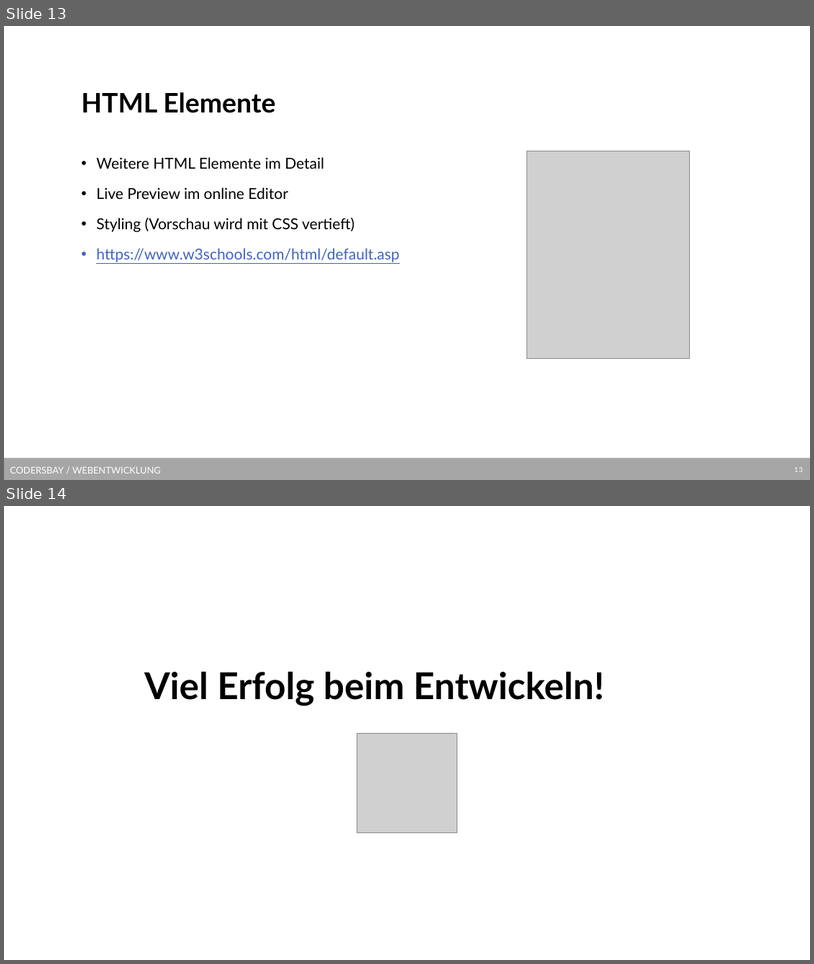
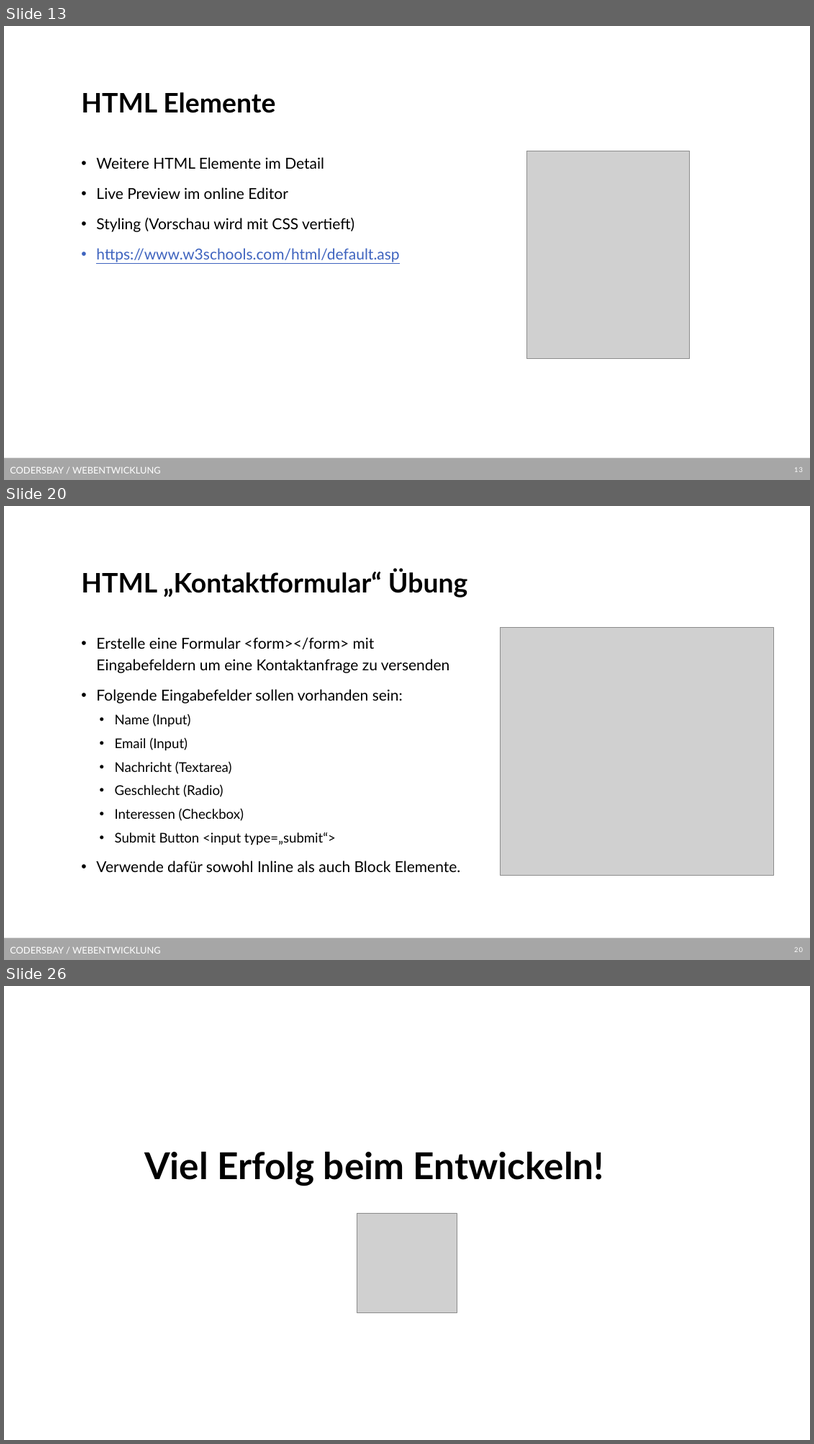
Before and after one commit to kodo89/Webentwicklung_23_24, a slide deck: 2. HTML/Slides/HTML Grundlagen.pptx. Shown one above the other, each under a label of ours: slides 13 and 14 before the commit, slides 13, 20 and 26 after it; the slides between them are not shown. The pictures are 814x964 and 814x1444 pixels, drawn with LibreOffice and Linux fonts; fonts in the diff are those of the drawing; grey boxes stand for pictures; background and template pictures are left out. Boxes give left, top, right and bottom in pixels: in the first picture for what was removed or moved away, otherwise in the second. Text is boxed around its words. In the diff, an @@ line names an element or a change of style, - is before the commit and + after.

```diff
--- a/2. HTML/Slides/HTML Grundlagen.pptx
+++ b/2. HTML/Slides/HTML Grundlagen.pptx
@@ slide 20 added at box(4, 506, 810, 960), background #FFFFFF; not listed: 2 template elements that a slide beside it also shows @@
@@ title added at box(81, 569, 468, 597), 32 pt, text #000000, bold @@
+HTML „Kontaktformular“ Übung
@@ picture added at box(501, 628, 774, 875) @@
@@ text added at box(96, 637, 461, 872), 18 pt, text #000000 @@
+• Erstelle eine Formular <form></form> mit Eingabefeldern um eine Kontaktanfrage zu versenden
+• Folgende Eingabefelder sollen vorhanden sein:
+  • Name (Input)
+  • Email (Input)
+  • Nachricht (Textarea)
+  • Geschlecht (Radio)
+  • Interessen (Checkbox)
+  • Submit Button <input type=„submit“>
+• Verwende dafür sowohl Inline als auch Block Elemente.
@@ what was slide 14 is now slide 26 @@
```
Also in this commit, not shown: 1 slide changed, 11 other slides added, 25 other files.
